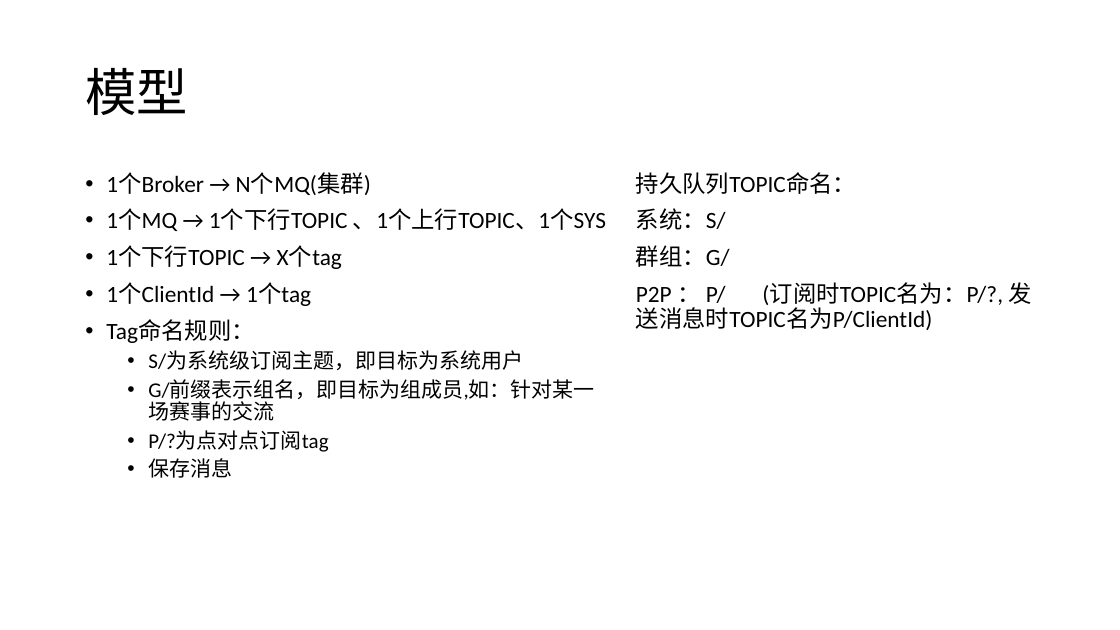
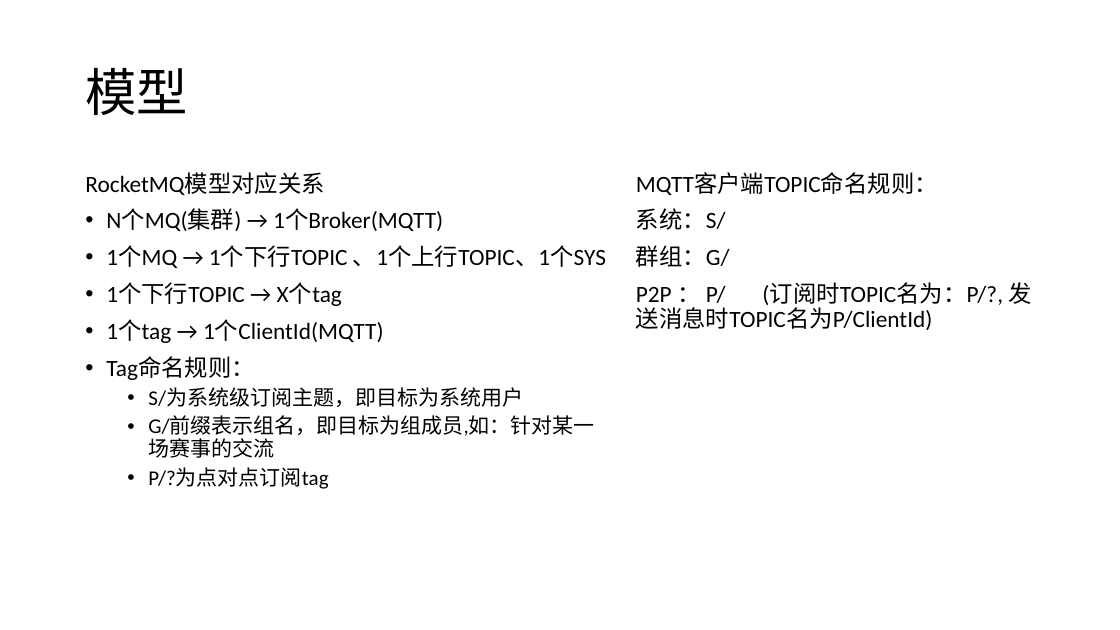
Before and after one commit to humphery755/RocketMQ, a slide deck: slide 1 of rocketmq-mqtt/MQTT.pptx. Drawn at 1120x630 pixels with LibreOffice and Linux fonts; fonts in the diff are those of the drawing. Boxes give left, top, right and bottom in pixels: in the first picture for what was removed or moved away, otherwise in the second. Text is boxed around its words. In the diff, an @@ line names an element or a change of style, - is before the commit and + after.

```diff
--- a/rocketmq-mqtt/MQTT.pptx
+++ b/rocketmq-mqtt/MQTT.pptx
@@ text at (x1=85, y1=172, x2=443, y2=231): text changed @@
-• 1个Broker → N个MQ(集群)
+RocketMQ模型对应关系
+• N个MQ(集群) → 1个Broker(MQTT)
@@ text at (x1=636, y1=172, x2=938, y2=195): text changed @@
-持久队列TOPIC命名：
+MQTT客户端TOPIC命名规则：
@@ text at (x1=106, y1=319, x2=384, y2=343): text changed @@
-• 1个ClientId → 1个tag
+• 1个tag → 1个ClientId(MQTT)
@@ text at (x1=148, y1=458, x2=232, y2=478): paragraph removed @@
-  • 保存消息
```
Also in this commit, not shown: 1 other file.
